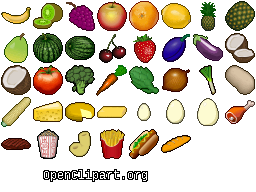
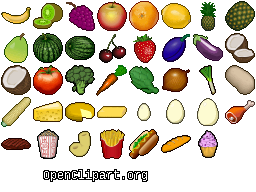
The second 256 x 192 image is a revision of the first. Changes to its layers:
added layer "cupcake.png" in group "misc" over [left=198, top=130, right=218, bottom=158]
